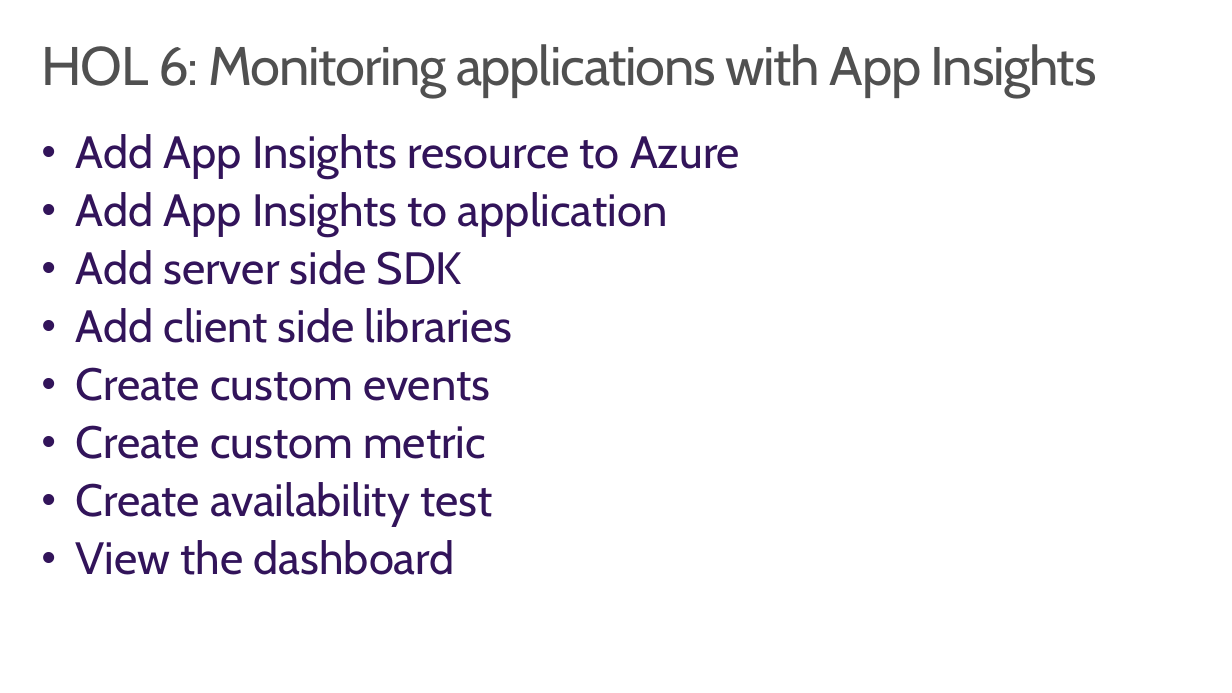
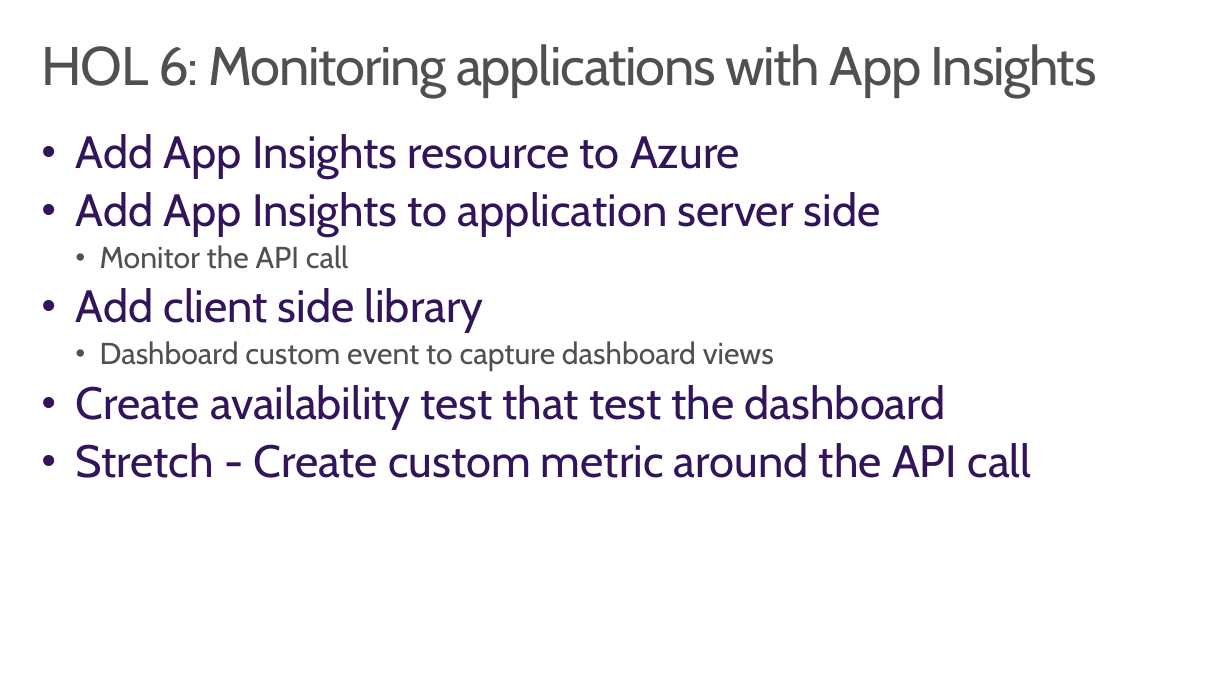
Before and after one commit to wely/DevCamp, a slide deck: slide 14 of Presentation/Module00-Hols.pptx (slide 11 before the commit). Drawn at 1232x693 pixels with LibreOffice and Linux fonts; fonts in the diff are those of the drawing; background and template pictures are left out. Boxes give left, top, right and bottom in pixels: in the first picture for what was removed or moved away, otherwise in the second. Text is boxed around its words. In the diff, an @@ line names an element or a change of style, - is before the commit and + after.

```diff
--- a/Presentation/Module00-Hols.pptx
+++ b/Presentation/Module00-Hols.pptx
@@ text at bbox=[76, 192, 1032, 478]: text changed @@
-• Add App Insights to application
-• Add server side SDK
-• Add client side libraries
-• Create custom events
-• Create custom metric
-• Create availability test
-• View the dashboard
+• Add App Insights to application server side
+  • Monitor the API call
+• Add client side library
+  • Dashboard custom event to capture dashboard views
+• Create availability test that test the dashboard
+• Stretch - Create custom metric around the API call
```
Also in this commit, not shown: 7 other slides changed, 3 slides added, 2 other files.
